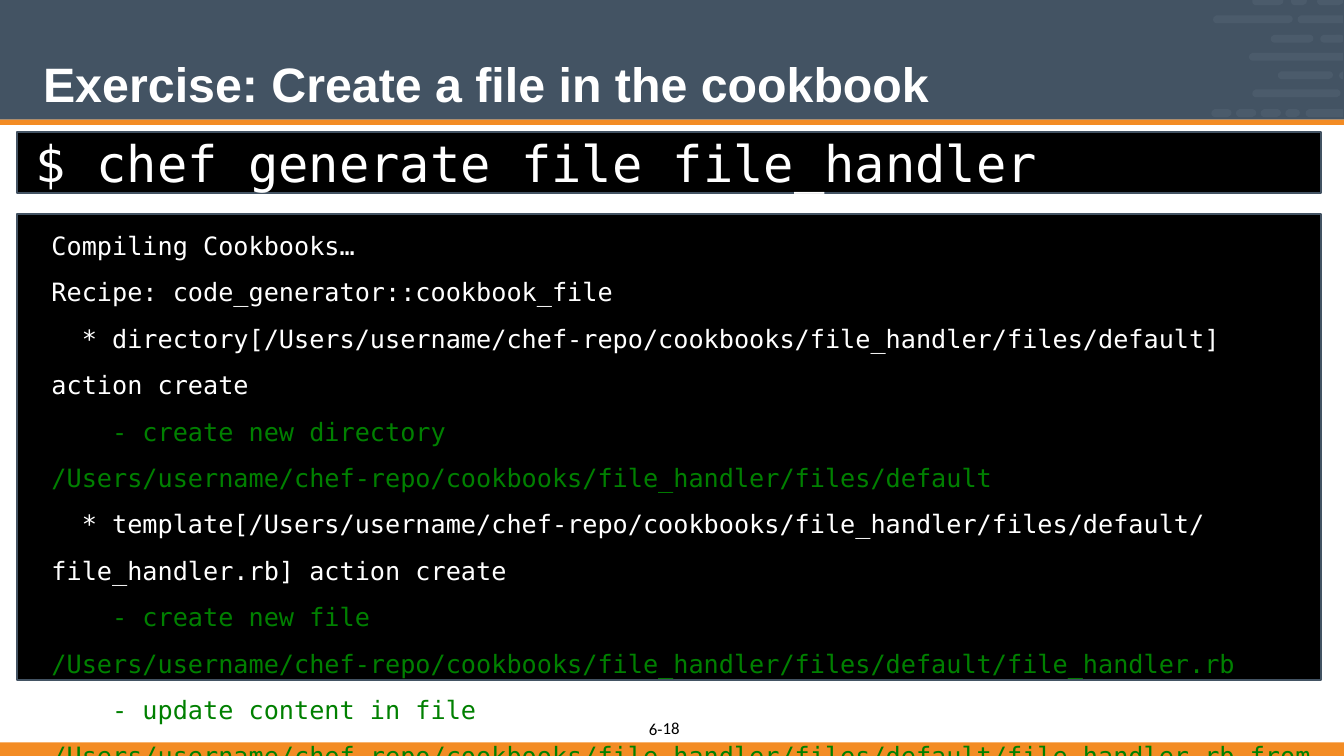
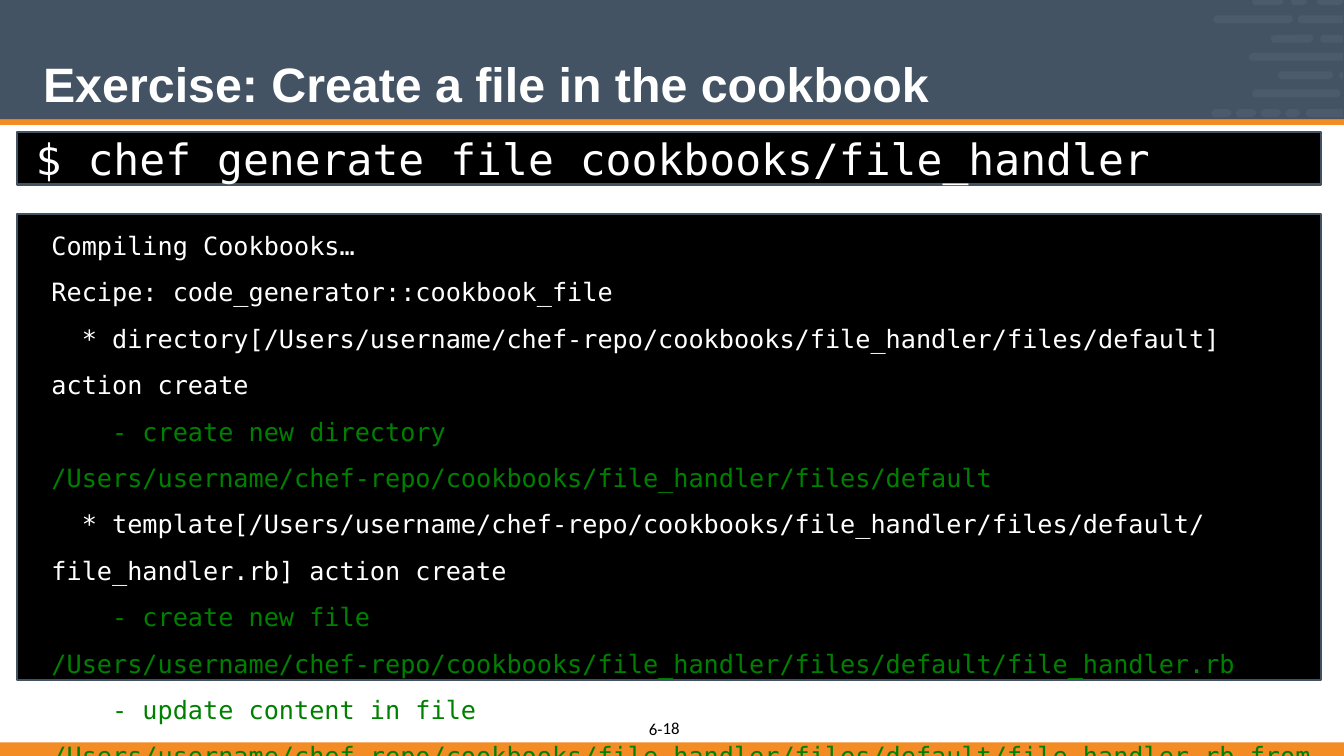
Before and after one commit to vinyar/chef-intermediate, a slide deck: slide 18 of 06-implementing_chef_handlers-file_handler.pptx. Drawn at 1344x756 pixels with LibreOffice and Linux fonts; fonts in the diff are those of the drawing. Boxes give left, top, right and bottom in pixels: in the first picture for what was removed or moved away, otherwise in the second. Text is boxed around its words. In the diff, an @@ line names an element or a change of style, - is before the commit and + after.

Commit message:
added cookbooks/

```diff
--- a/06-implementing_chef_handlers-file_handler.pptx
+++ b/06-implementing_chef_handlers-file_handler.pptx
@@ rectangle "$ chef generate file cookbooks/file_handler ...": place and size @@
-rectangle "$ chef generate file cookbooks/file_handler ..." at (17, 132, 1321, 194)
+rectangle "$ chef generate file cookbooks/file_handler ..." at (17, 132, 1321, 184)
@@ text in rectangle at (36, 142, 1150, 236): text changed; size 48 to 41 pt @@
-$ chef generate file file_handler file_handler.rb
+$ chef generate file cookbooks/file_handler file_handler.rb
```
